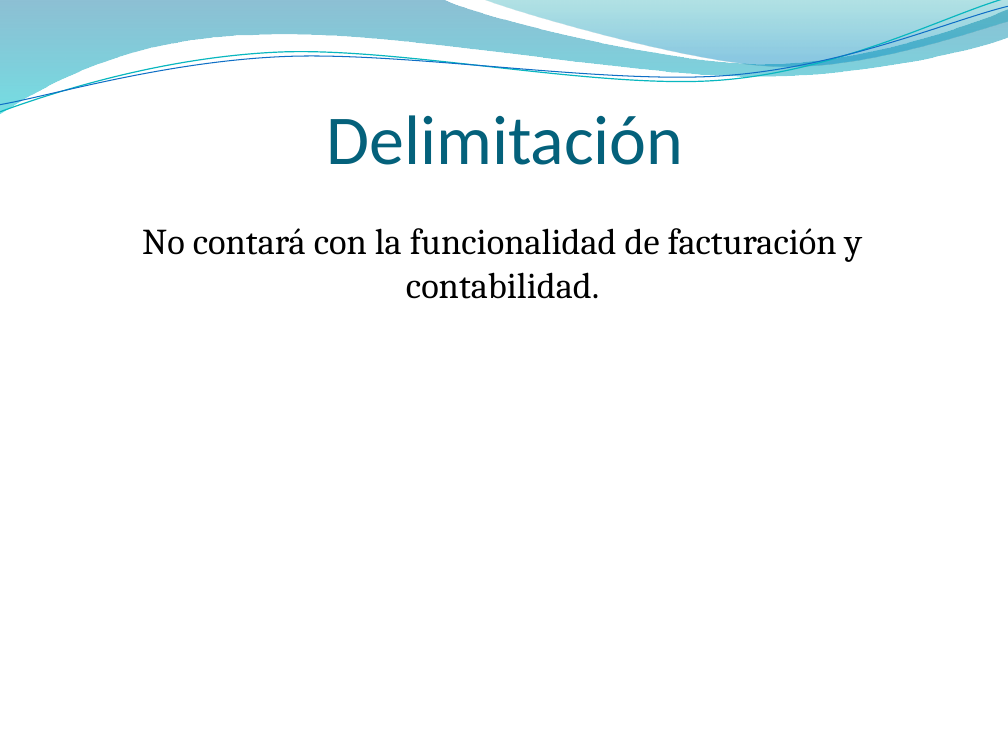
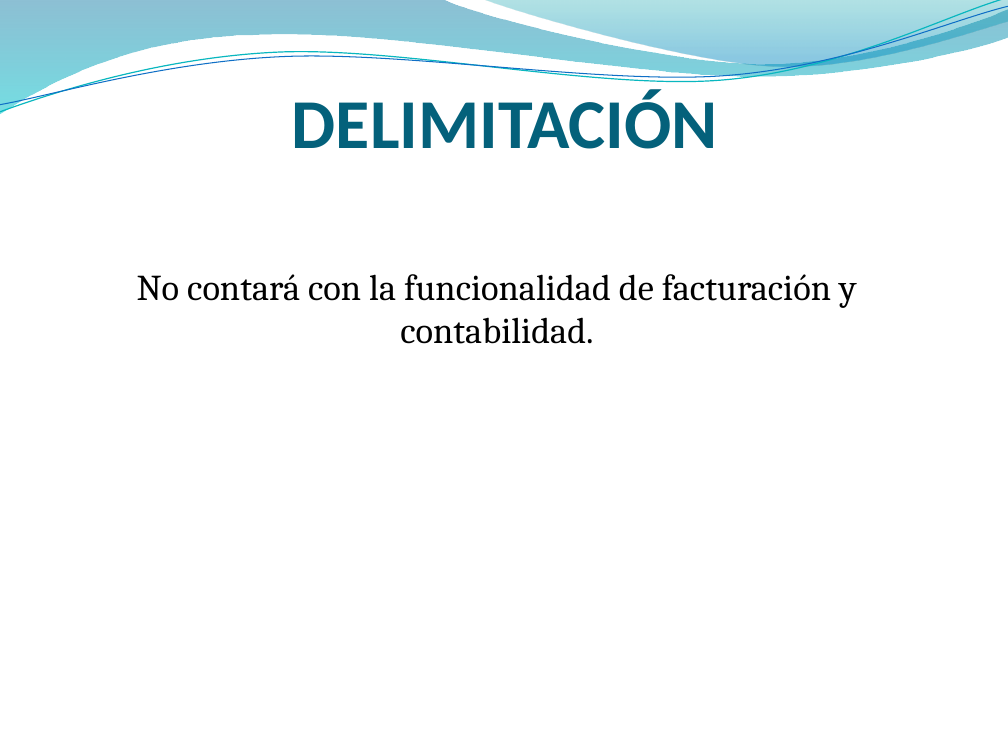
Before and after one commit to francben/proyectoDeliberyApp, a slide deck: slide 5 of Para Presentacion final.pptx. Drawn at 1008x756 pixels with LibreOffice and Linux fonts; fonts in the diff are those of the drawing; background and template pictures are left out. Boxes give left, top, right and bottom in pixels: in the first picture for what was removed or moved away, otherwise in the second. Text is boxed around its words. In the diff, an @@ line names an element or a change of style, - is before the commit and + after.

```diff
--- a/Para Presentacion final.pptx
+++ b/Para Presentacion final.pptx
@@ title at (292, 90, 718, 149): text changed; bold on @@
-Delimitación
+DELIMITACIÓN
@@ text "No contará con la funcionalidad ...": place and size @@
-text "No contará con la funcionalidad ..." at (142, 228, 863, 299)
+text "No contará con la funcionalidad ..." at (137, 274, 857, 344)
```
Also in this commit, not shown: 20 other slides changed, 13 slides added, 13 slides removed.
